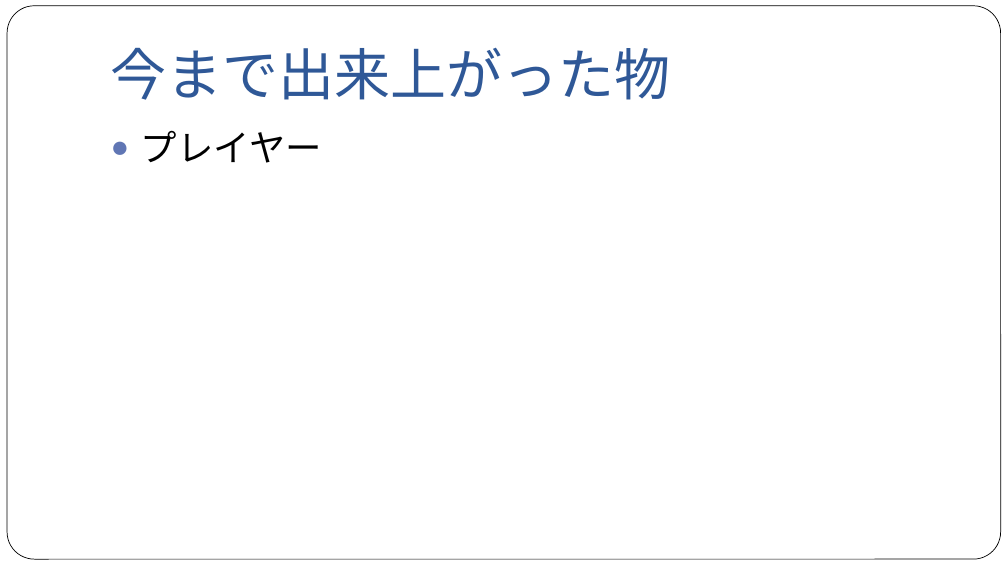
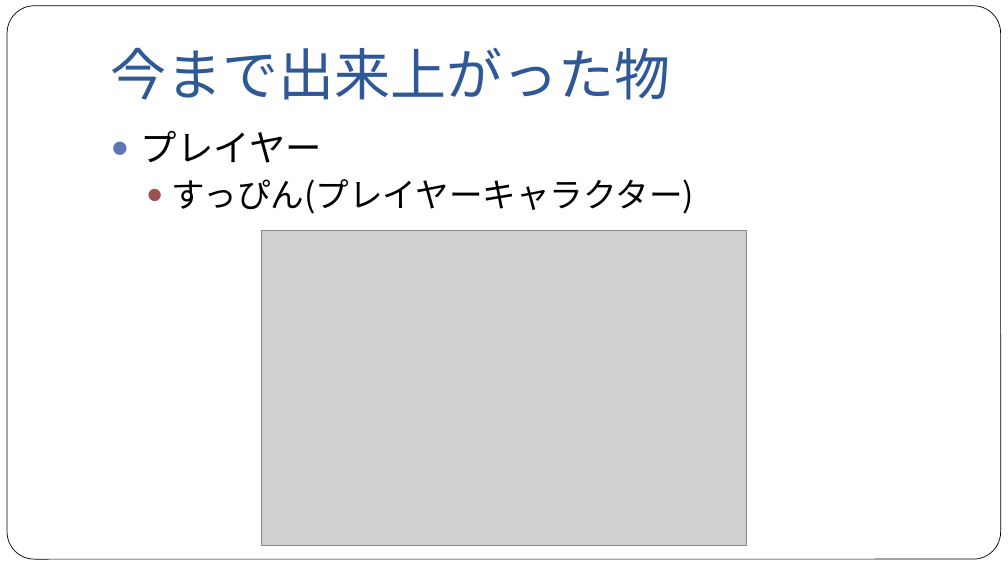
Before and after one commit to NyamLand/VSRPG, a slide deck: slide 25 of 仕様/プレゼンテーション/第一回発表.pptx (slide 19 before the commit). Drawn at 1008x567 pixels with LibreOffice and Linux fonts; fonts in the diff are those of the drawing; grey boxes stand for pictures. Boxes give left, top, right and bottom in pixels: in the first picture for what was removed or moved away, otherwise in the second. Text is boxed around its words. In the diff, an @@ line names an element or a change of style, - is before the commit and + after.

Commit message:
プレゼン資料更新＆参考画像追加

```diff
--- a/仕様/プレゼンテーション/第一回発表.pptx
+++ b/仕様/プレゼンテーション/第一回発表.pptx
@@ text at [171,179,694,214]: paragraph added @@
+  ● すっぴん(プレイヤーキャラクター)
@@ picture added at [262,231,746,545] @@
```
Also in this commit, not shown: 13 other slides changed, 7 slides added, 1 slide removed, 12 other files.
